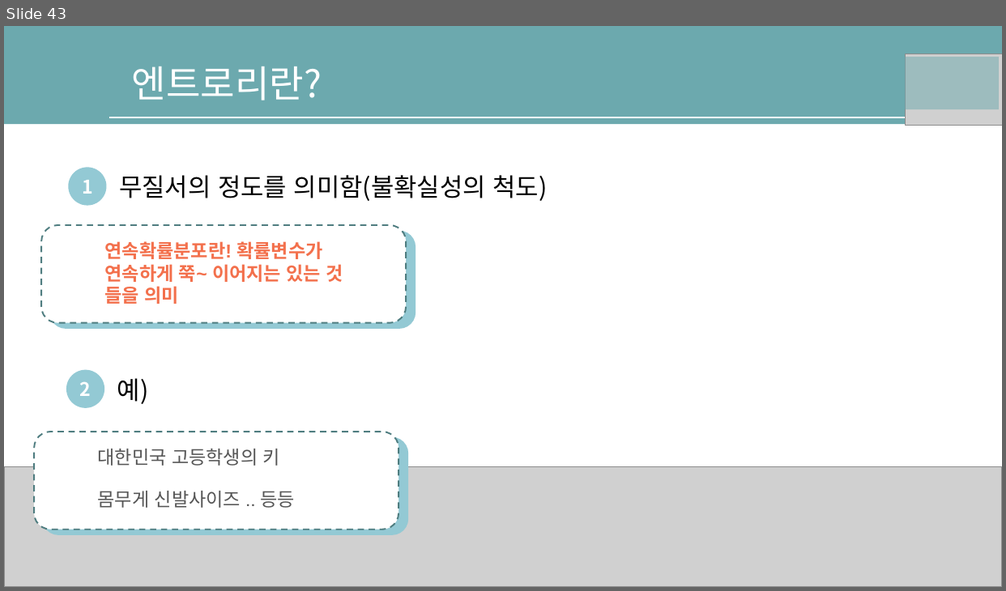
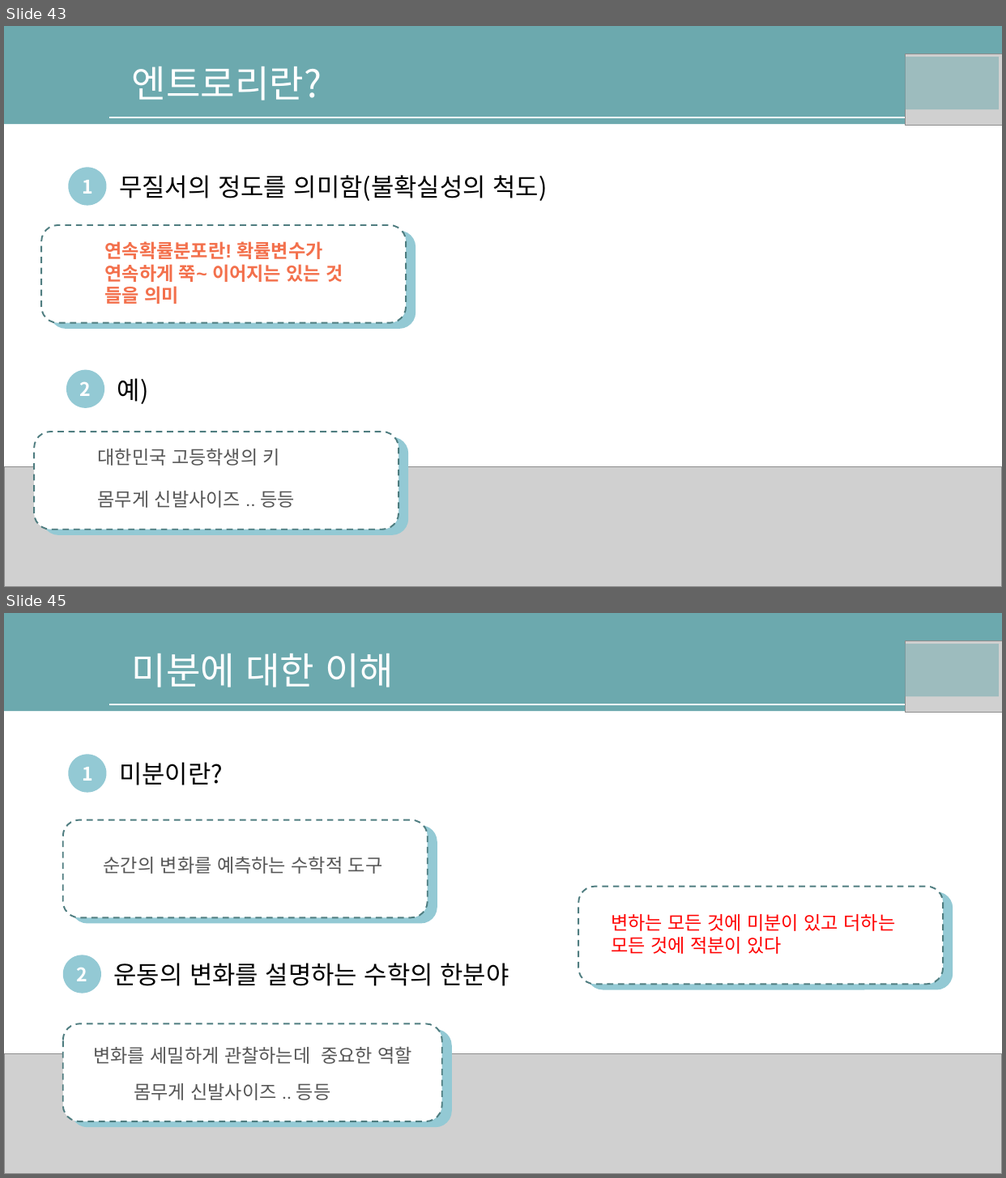
Before and after one commit to nqwrt/ai_doucument, a slide deck: AI-딥러닝을위한-수학공식.pptx. Shown one above the other, each under a label of ours: slide 43 before the commit, slides 43 and 45 after it; the slides between them are not shown. The pictures are 1006x591 and 1006x1178 pixels, drawn with LibreOffice and Linux fonts; fonts in the diff are those of the drawing; grey boxes stand for pictures; background and template pictures are left out. Boxes give left, top, right and bottom in pixels: in the first picture for what was removed or moved away, otherwise in the second. Text is boxed around its words. In the diff, an @@ line names an element or a change of style, - is before the commit and + after.

```diff
--- a/AI-딥러닝을위한-수학공식.pptx
+++ b/AI-딥러닝을위한-수학공식.pptx
@@ slide 45 added at box(4, 613, 1002, 1174), background #FFFFFF; not listed: 2 template elements that a slide beside it also shows @@
@@ text added at box(132, 653, 394, 688), 36 pt, text #FFFFFF @@
+미분에 대한 이해
@@ rectangle added at box(902, 644, 999, 697), fill #6CA9AE at 50% opacity @@
@@ picture added at box(906, 641, 1002, 712) @@
@@ ellipse added at box(68, 755, 107, 793), fill #93C9D4, 18 pt, text #FFFFFF, bold @@
+1
@@ text added at box(119, 762, 223, 786), 24 pt, text #000000 @@
+미분이란?
@@ rounded rectangle added at box(63, 820, 428, 918), fill #FFFFFF, outline #507D81 1.5 pt dashed @@
@@ rounded rectangle added at box(71, 825, 437, 924), fill #93C9D4 @@
@@ text added at box(104, 857, 383, 874), 18 pt, text #555555 @@
+순간의 변화를 예측하는 수학적 도구
@@ rounded rectangle added at box(579, 886, 944, 984), fill #FFFFFF, outline #507D81 1.5 pt dashed @@
@@ rounded rectangle added at box(586, 892, 953, 990), fill #93C9D4 @@
@@ text added at box(611, 914, 895, 954), 18 pt, text #FF0000 @@
+변하는 모든 것에 미분이 있고 더하는 모든 것에 적분이 있다
@@ ellipse added at box(63, 955, 101, 994), fill #93C9D4, 18 pt, text #FFFFFF, bold @@
+2
@@ text added at box(114, 963, 509, 986), 24 pt, text #000000 @@
+운동의 변화를 설명하는 수학의 한분야
@@ rounded rectangle added at box(63, 1024, 442, 1122), fill #FFFFFF, outline #507D81 1.5 pt dashed @@
@@ rounded rectangle added at box(70, 1029, 452, 1127), fill #93C9D4 @@
@@ text added at box(93, 1046, 413, 1064), 18 pt, text #555555 @@
+변화를 세밀하게 관찰하는데 중요한 역할
@@ picture added at box(4, 1054, 1002, 1174) @@
@@ text added at box(134, 1084, 331, 1101), 18 pt, text #555555 @@
+몸무게 신발사이즈 .. 등등
```
Also in this commit, not shown: 2 other slides added, 1 other file.
